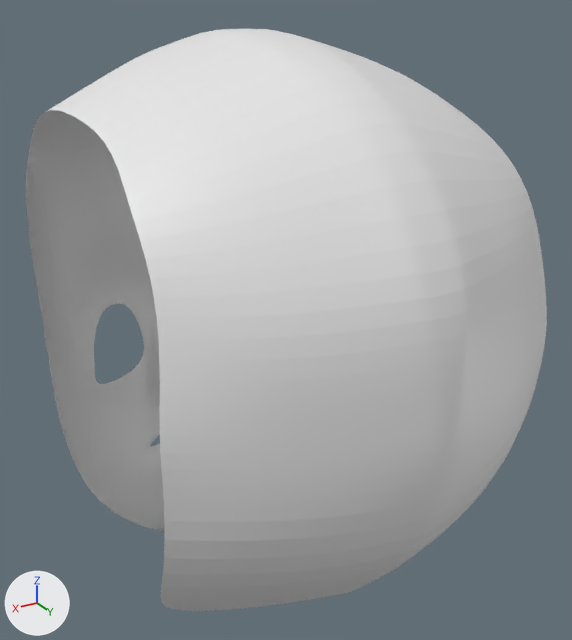
Renders of the Blender file steampunk.blend from each side of a commit.
Both versions are drawn from a camera (50 mm lens) standing at (2.71, 4.83, 12.23) and looking at (-0.18, 0.02, 9.82). The axes (+X, +Y, +Z) are drawn at lower left. The lights are the same throughout.
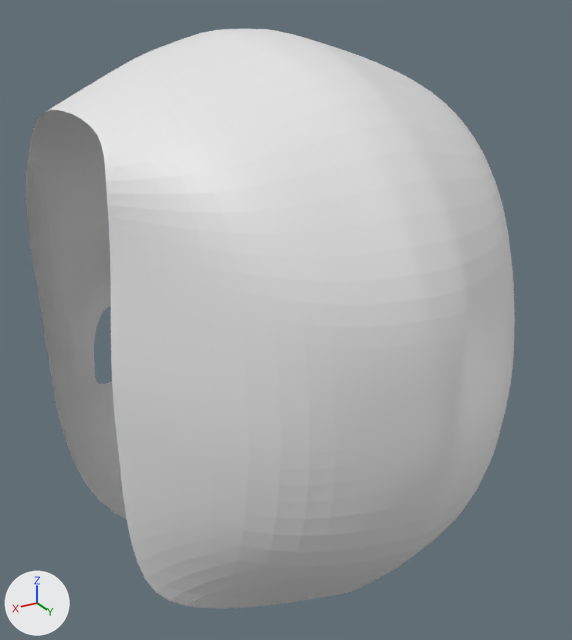
Where the change shows, as pixel boxes [x1, y1, x2, y2] in the pictures (572 x 640 px; the box of a moved part takes in the faces that stretch with it):
'Plane', reshaped (6% narrower): before [26, 29, 547, 611]; after [26, 29, 515, 609]
part 1 of me_plane, moved or reshaped: before [65, 75, 547, 611]; after [64, 75, 515, 609]

Patch to the scene script:
```diff
--- a/steampunk.blend.py
+++ b/steampunk.blend.py
@@ me_plane @@
 me_plane.from_pydata(...)  # 149 vertices, 117 faces; spans x 0.0..1.53, y -0.8..3.78, z -2.08..2.17
 # used by ob_plane; location = (0.0, 0.0, 8.192); rotation_euler = (1.571, 0.0, 0.0), in degrees (90, 0, 0)
-me_plane.vertices[102].co = (1.26, 3.23, -0.51)
-me_plane.vertices[108].co = (1.35, 2.97, -0.99)
-me_plane.vertices[113].co = (0.97, 2.68, -1.52)
-me_plane.vertices[114].co = (1.35, 2.66, -1.27)
-me_plane.vertices[119].co = (0.98, 2.27, -1.68)
-me_plane.vertices[120].co = (1.38, 2.27, -1.38)
-me_plane.vertices[126].co = (1.45, 1.83, -1.44)
-me_plane.vertices[131].co = (1.01, 1.46, -1.71)
-me_plane.vertices[132].co = (1.44, 1.47, -1.43)
-me_plane.vertices[137].co = (1.01, 0.84, -1.64)
-me_plane.vertices[138].co = (1.44, 0.82, -1.34)
-me_plane.vertices[144].co = (1.33, 0.07, -0.77)
+# me_plane part 1
+me_plane.vertices[102].co = (1.26, 3.26, -0.41)
+me_plane.vertices[108].co = (1.35, 3.01, -0.65)
+me_plane.vertices[113].co = (0.97, 2.75, -1.48)
+me_plane.vertices[114].co = (1.35, 2.78, -0.65)
+me_plane.vertices[119].co = (0.98, 2.39, -1.6)
+me_plane.vertices[120].co = (1.38, 2.43, -0.67)
+me_plane.vertices[126].co = (1.45, 1.81, -0.7)
+me_plane.vertices[131].co = (1.01, 1.36, -1.65)
+me_plane.vertices[132].co = (1.44, 1.32, -0.69)
+me_plane.vertices[137].co = (1.01, 0.82, -1.49)
+me_plane.vertices[138].co = (1.44, 0.8, -0.67)
+me_plane.vertices[144].co = (1.33, 0.05, -0.65)
```
